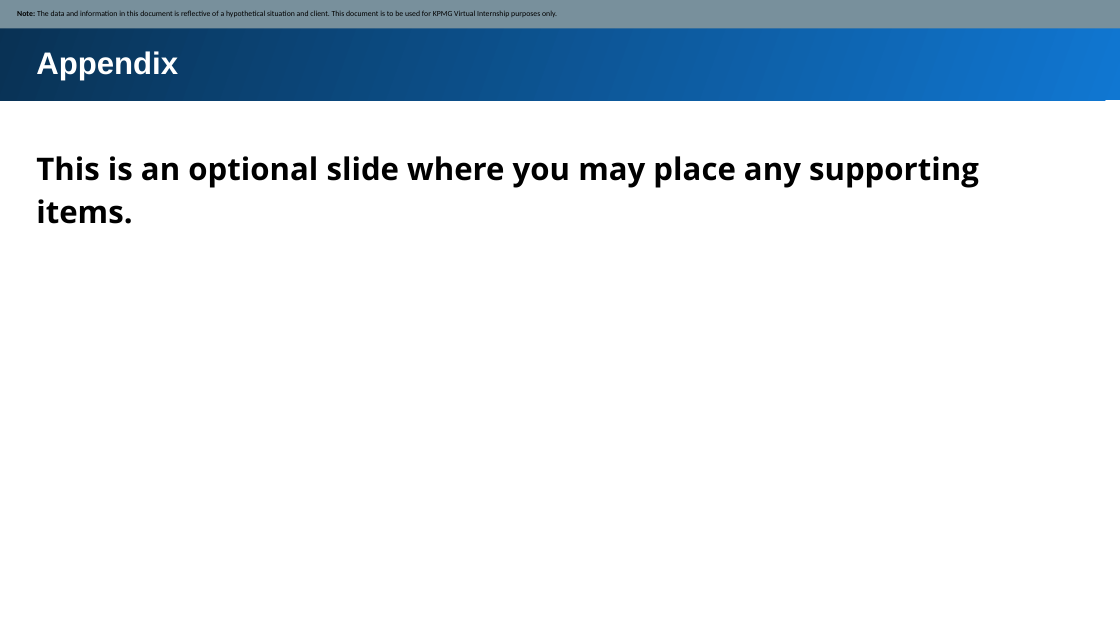
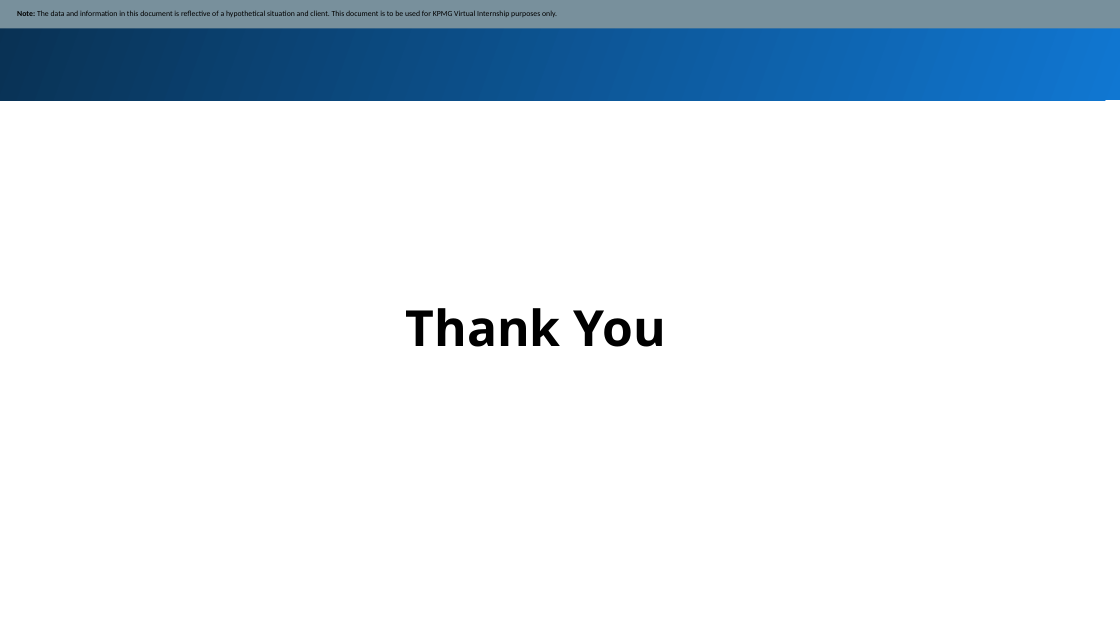
Before and after one commit to Asraful126/Forage, a slide deck: slide 17 of Module_2_Template_slide.pptx (slide 10 before the commit). Drawn at 1120x630 pixels with LibreOffice and Linux fonts; fonts in the diff are those of the drawing. Boxes give left, top, right and bottom in pixels: in the first picture for what was removed or moved away, otherwise in the second. Text is boxed around its words. In the diff, an @@ line names an element or a change of style, - is before the commit and + after.

```diff
--- a/Module_2_Template_slide.pptx
+++ b/Module_2_Template_slide.pptx
@@ text removed at bbox=[36, 51, 178, 80] @@
-Appendix
@@ text at bbox=[406, 308, 666, 347]: text changed; size 20 to 32 pt @@
-This is an optional slide where you may place any supporting items.
+Thank You
```
Also in this commit, not shown: 4 other slides changed, 7 slides added, 4 other files.
